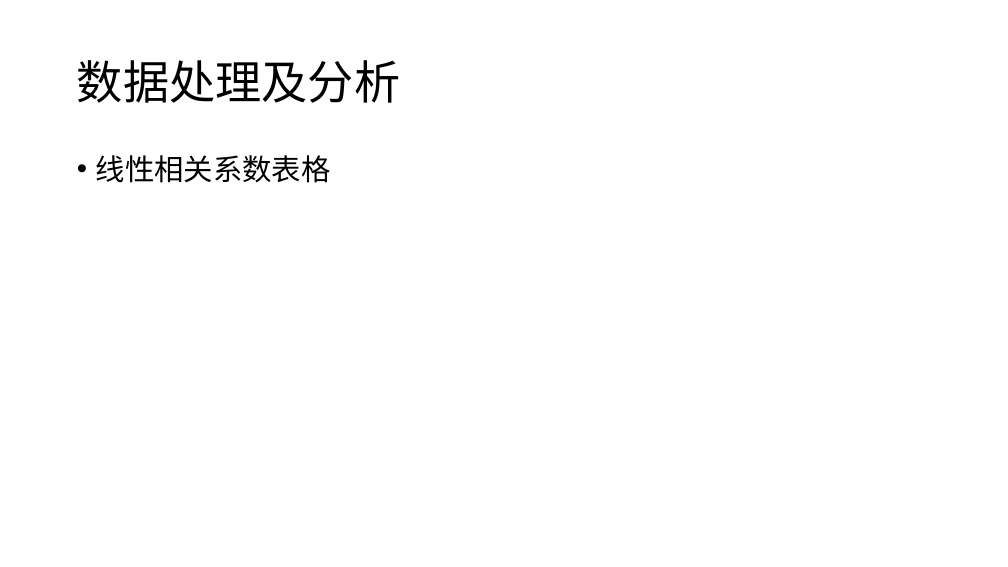
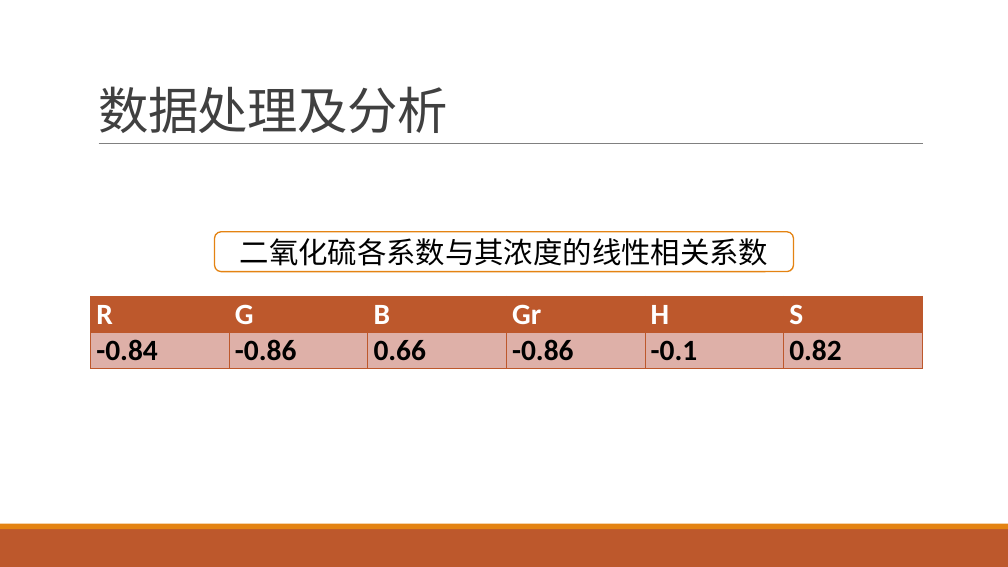
Before and after one commit to yuanjingsong/MCM_Homework, a slide deck: slide 29 of PreG21.pptx. Drawn at 1008x567 pixels with LibreOffice and Linux fonts; fonts in the diff are those of the drawing. Boxes give left, top, right and bottom in pixels: in the first picture for what was removed or moved away, otherwise in the second. Text is boxed around its words. In the diff, an @@ line names an element or a change of style, - is before the commit and + after.

Commit message:
add theme and part of Q2

```diff
--- a/PreG21.pptx
+++ b/PreG21.pptx
@@ title "数据处理及分析": place and size @@
-title "数据处理及分析" at [77, 60, 400, 103]
+title "数据处理及分析" at [98, 86, 448, 133]
@@ title "数据处理及分析" at [98, 86, 448, 133]: size 44 to 48 pt, font Noto Sans CJK SC to Calibri, text colour #000000 to #404040, letter spacing 0 to -0.5 pt; line spacing 0.9 to 0.85; vertical alignment middle to bottom @@
@@ line added from (99, 144) to (923, 144), #808080 0.5 pt @@
@@ text removed at [96, 155, 331, 183] @@
-• 线性相关系数表格
@@ rounded rectangle added at [215, 232, 794, 272], fill #FFFFFF, outline #E48312 1.25 pt, 28 pt, text #000000 @@
+二氧化硫各系数与其浓度的线性相关系数
@@ table added at [91, 296, 921, 367], 2 rows, 6 columns @@
+R | G | B | Gr | H | S
+-0.84 | -0.86 | 0.66 | -0.86 | -0.1 | 0.82
@@ rectangle added at [0, 529, 1008, 567], fill #BD582C @@
@@ rectangle added at [0, 524, 1008, 529], fill #E48312 @@
```
Also in this commit, not shown: 35 other slides changed, 2 slides added.
